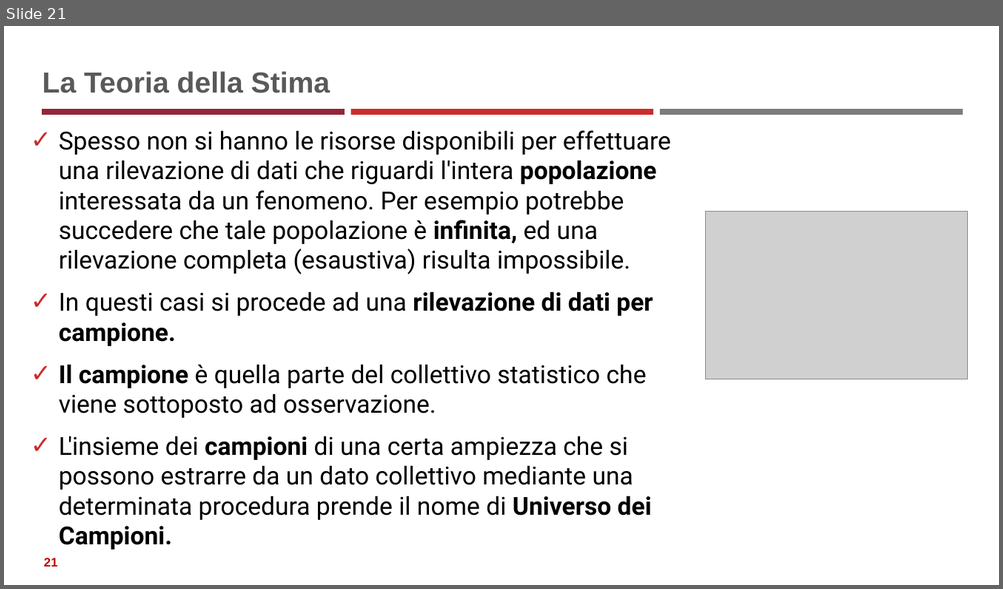
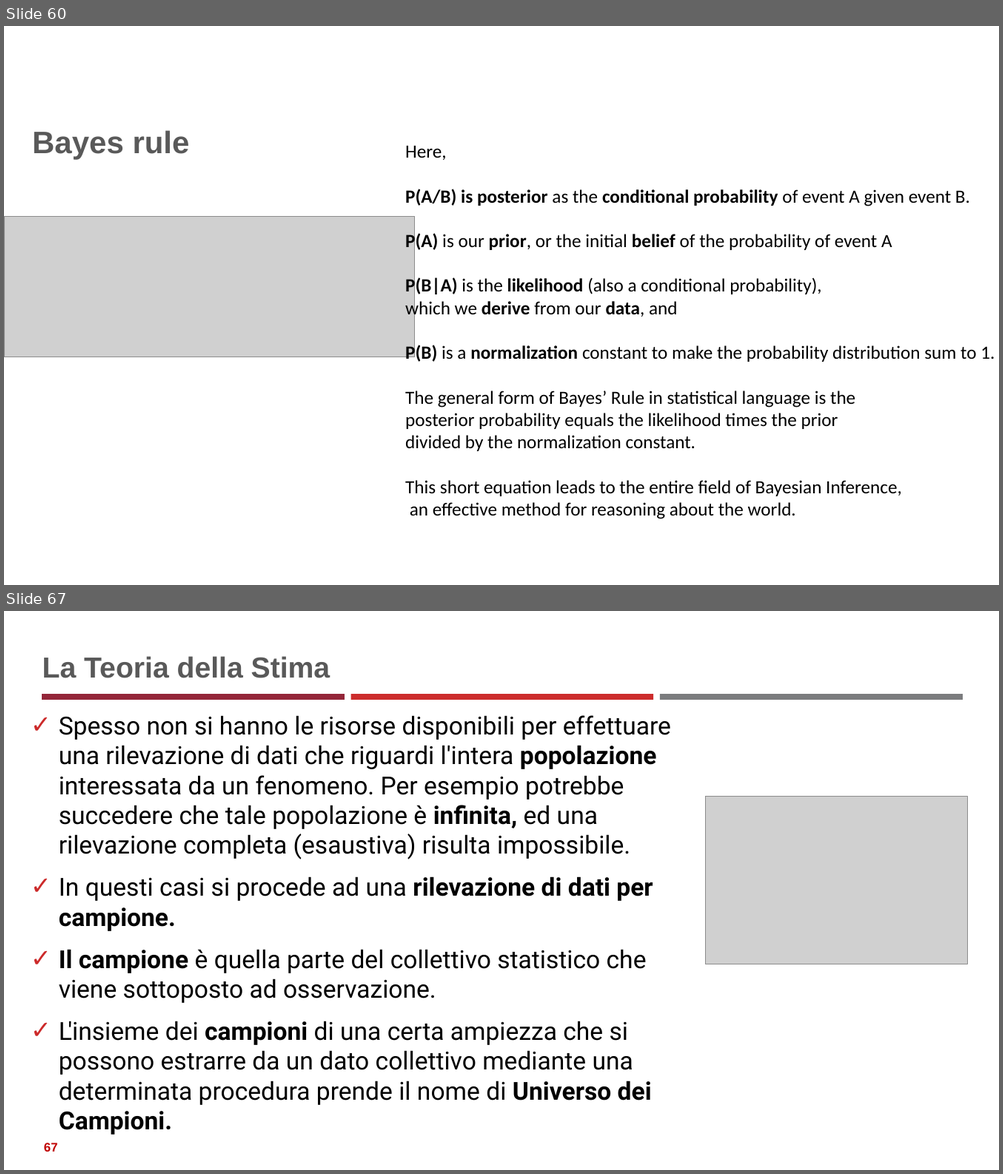
Before and after one commit to neural1977/data_science_interview_material, a slide deck: Statistics_ita.pptx. Shown one above the other, each under a label of ours: slide 21 before the commit, slides 60 and 67 after it; the slides between them are not shown. The pictures are 1003x589 and 1003x1174 pixels, drawn with LibreOffice and Linux fonts; fonts in the diff are those of the drawing; grey boxes stand for pictures. Boxes give left, top, right and bottom in pixels: in the first picture for what was removed or moved away, otherwise in the second. Text is boxed around its words. In the diff, an @@ line names an element or a change of style, - is before the commit and + after.

```diff
--- a/Statistics_ita.pptx
+++ b/Statistics_ita.pptx
@@ slide 60 added at box(4, 26, 999, 585), background #FFFFFF @@
@@ title added at box(32, 130, 190, 160), 30 pt, text #595959, bold @@
+Bayes rule
@@ text added at box(405, 145, 994, 520), 18 pt, text #000000 @@
+Here,
+P(A/B) is posterior as the conditional probability of event A given event B.
+P(A) is our prior, or the initial belief of the probability of event A
+P(B|A) is the likelihood (also a conditional probability),
+which we derive from our data, and
+P(B) is a normalization constant to make the probability distribution sum to 1.
+The general form of Bayes’ Rule in statistical language is the
+posterior probability equals the likelihood times the prior
+divided by the normalization constant.
+This short equation leads to the entire field of Bayesian Inference,
+an effective method for reasoning about the world.
@@ picture added at box(4, 216, 415, 358) @@
@@ what was slide 21 is now slide 67 @@
@@ page number at box(44, 1143, 58, 1152): text changed @@
-21
+67
```
Also in this commit, not shown: 1 slide changed, 45 other slides added, 11 other files.
